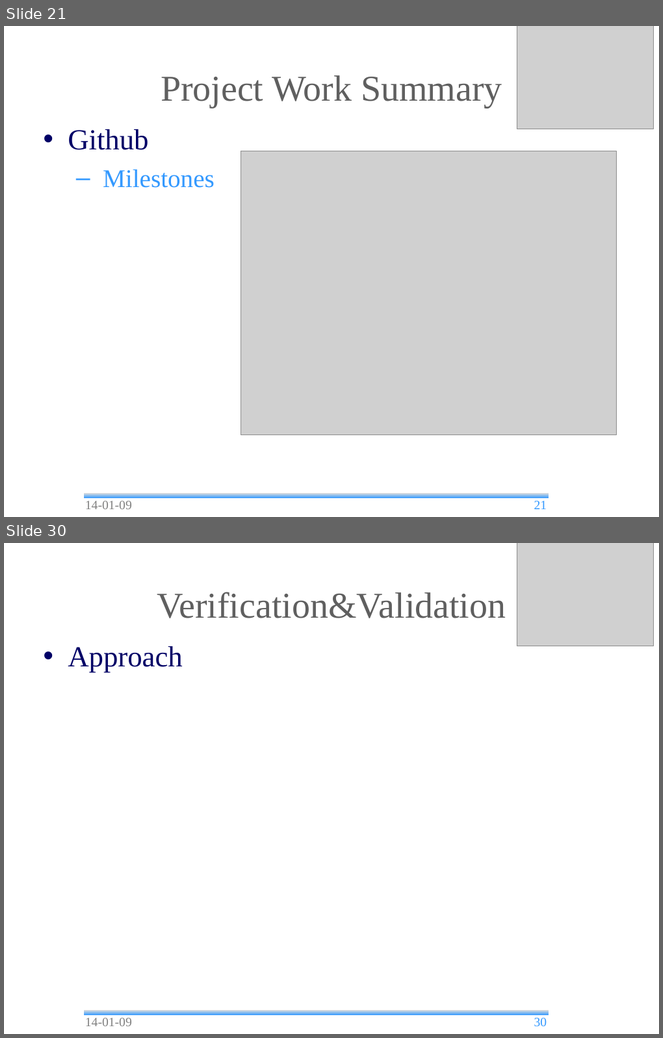
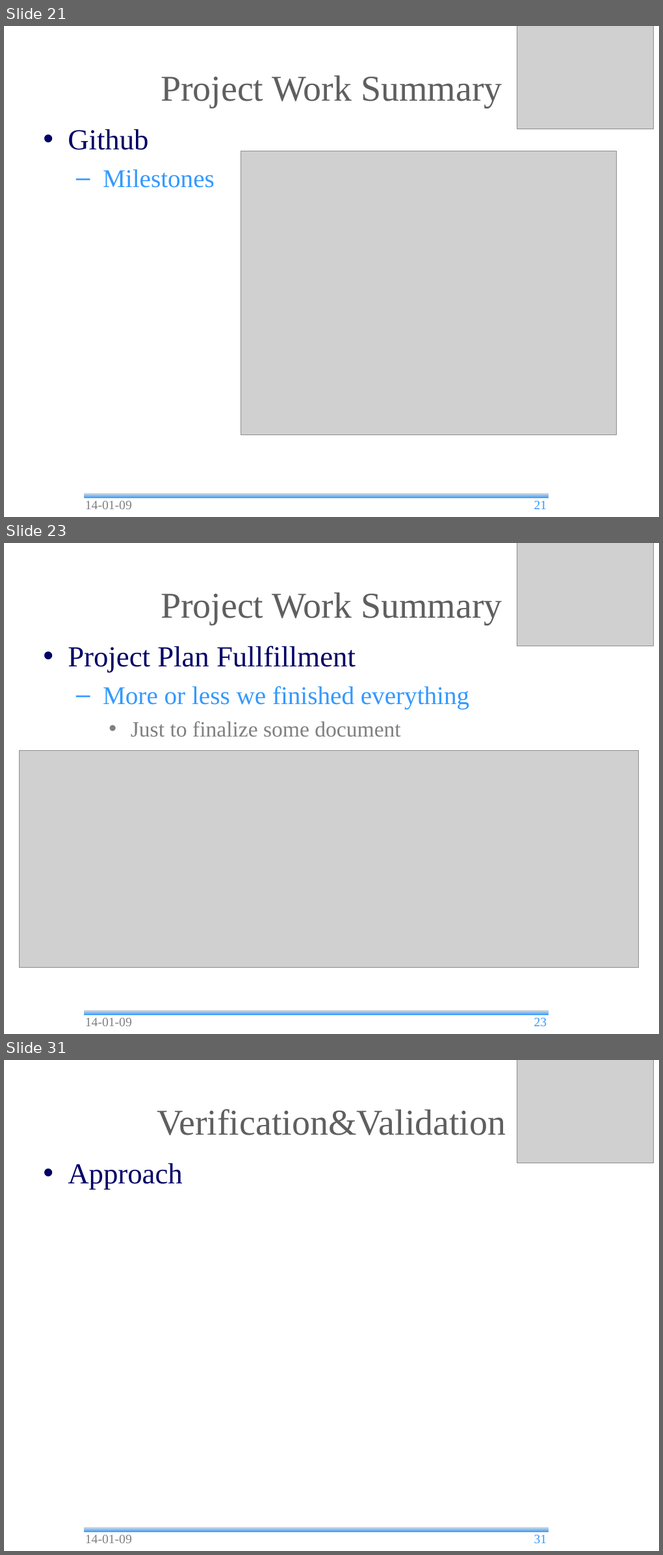
Before and after one commit to andrea-bottoli/DSD, a slide deck: Documentation/Presentations/Final_Presentation.odp. Shown one above the other, each under a label of ours: slides 21 and 30 before the commit, slides 21, 23 and 31 after it; the slides between them are not shown. The pictures are 663x1038 and 663x1555 pixels, drawn with LibreOffice and Linux fonts; fonts in the diff are those of the drawing; grey boxes stand for pictures; background and template pictures are left out. Boxes give left, top, right and bottom in pixels: in the first picture for what was removed or moved away, otherwise in the second. Text is boxed around its words. In the diff, an @@ line names an element or a change of style, - is before the commit and + after.

```diff
--- a/Documentation/Presentations/Final_Presentation.odp
+++ b/Documentation/Presentations/Final_Presentation.odp
@@ slide 23 added at box(4, 543, 659, 1034), background #FFFFFF; not listed: 1 template element that a slide beside it also shows @@
@@ picture added at box(517, 543, 653, 646) @@
@@ title added at box(161, 592, 503, 625), 40 pt, text #5F5F5F @@
+Project Work Summary
@@ text added at box(68, 646, 469, 737), 28 pt, text #3399FF @@
+• Project Plan Fullfillment
+  – More or less we finished everything
+    • Just to finalize some document
@@ picture added at box(20, 751, 639, 968) @@
@@ text added at box(85, 1018, 132, 1027), 14 pt, text #808080 @@
+14-01-09
@@ page number added at box(534, 1018, 547, 1027), 14 pt, text #3399FF @@
+23
@@ what was slide 30 is now slide 31 @@
@@ page number at box(534, 1535, 547, 1544): text changed @@
-30
+31
```
Also in this commit, not shown: 9 slides changed, 1 other slide added, 1 slide removed, 3 other files.
